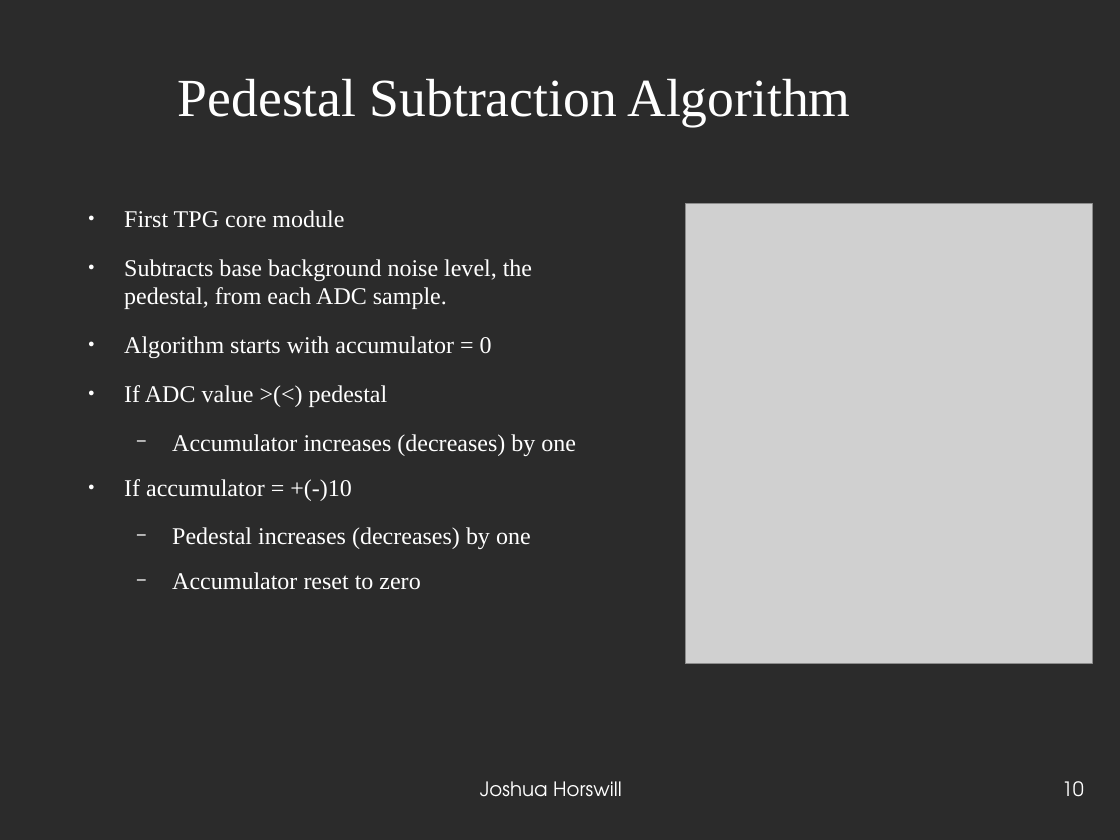
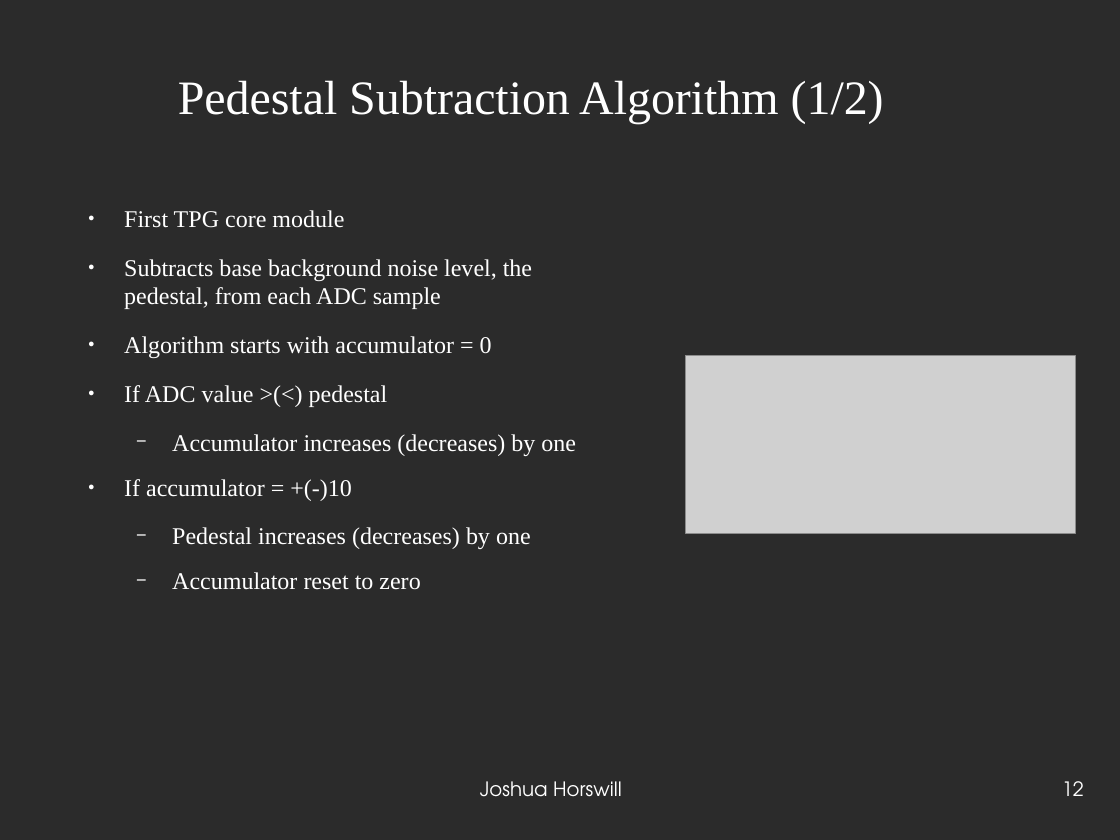
Before and after one commit to JoshCodesPhysics/dune_project, a slide deck: slide 12 of dune_notes/dune_pres/dune_project_pres.odp (slide 10 before the commit). Drawn at 1120x840 pixels with LibreOffice and Linux fonts; fonts in the diff are those of the drawing; grey boxes stand for pictures; background and template pictures are left out; a plain dark background stands for a picture behind light text. Boxes give left, top, right and bottom in pixels: in the first picture for what was removed or moved away, otherwise in the second. Text is boxed around its words. In the diff, an @@ line names an element or a change of style, - is before the commit and + after.

```diff
--- a/dune_notes/dune_pres/dune_project_pres.odp
+++ b/dune_notes/dune_pres/dune_project_pres.odp
@@ title at <box>178,80,884,124</box>: text changed; size 38 to 34 pt @@
-Pedestal Subtraction Algorithm
+Pedestal Subtraction Algorithm (1/2)
@@ text at <box>124,259,532,309</box>: text changed @@
-● Subtracts base background noise level, the pedestal, from each ADC sample.
+● Subtracts base background noise level, the pedestal, from each ADC sample
@@ picture: place and size @@
-picture at <box>686,203,1093,664</box>
+picture at <box>686,356,1076,534</box>
@@ page number at <box>1062,781,1084,796</box>: text changed @@
-10
+12
```
Also in this commit, not shown: 10 other slides changed, 9 slides added, 1 slide removed, 4 other files.
